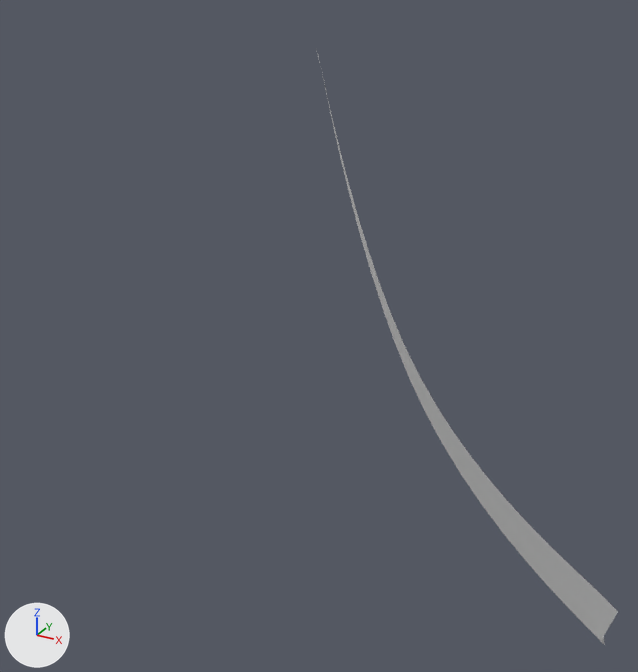
The Blender file Assets/FX/CoinSwoosh3.blend as it was, and as the next commit left it.
One viewpoint serves both versions: a 50 mm camera at (1.97, -8.99, 7.47) aimed at (-4.33, 2.47, 1.74). The axes (+X, +Y, +Z) are drawn at lower left. The lights are the same throughout.

Names of what the first picture shows: 'BezierCurve'.
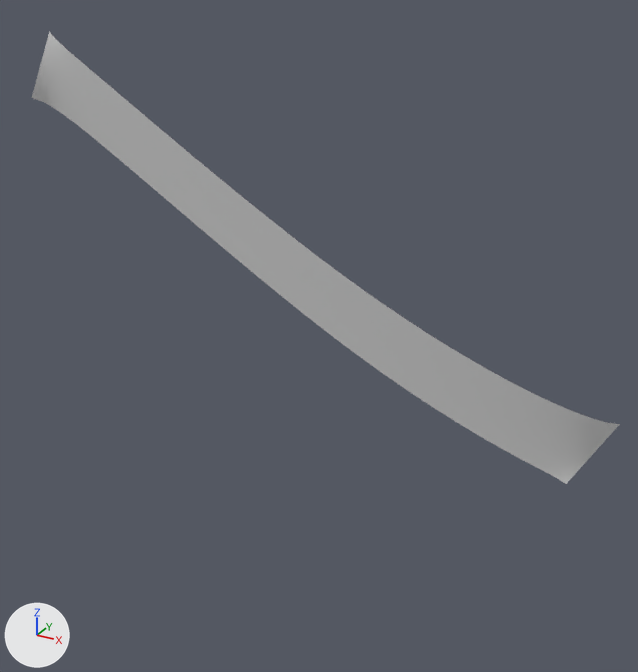
Pixel boxes (x1, y1, x2, y2) of what changed, in the pictures (638 x 672 px):
'BezierCurve', reshaped (95% wider, 23% shorter): before (317, 53, 618, 645); after (32, 31, 620, 484)

Edits to the bpy script that builds the scene:
```text
Change cu_beziercurve:
    where _sp = cu_beziercurve.splines.new('BEZIER'); _sp.bezier_points.add(2)
    remove _sp.bezier_points.foreach_set('co', [-7.186, 7.734, 5.197, -3.363, 3.865, 0.911, 1.0, 0.0, 0.0])
    remove _sp.bezier_points.foreach_set('handle_left', [-7.354, 7.922, 5.317, -5.328, 5.739, 2.164, 0.764, 0.133, 0.119])
    remove _sp.bezier_points.foreach_set('handle_right', [-7.095, 7.631, 5.132, -1.398, 1.99, -0.342, 1.163, -0.0922, -0.0827])
    add _sp.bezier_points.foreach_set('co', [-7.025, -0.201, 6.063, -2.712, -0.296, 3.637, 0.525, 0.0, 2.258])
    add _sp.bezier_points.foreach_set('handle_left', [-7.19, -0.275, 6.161, -4.473, -0.232, 4.527, 0.223, -0.259, 2.416])
    add _sp.bezier_points.foreach_set('handle_right', [-6.662, -0.0376, 5.847, -0.95, -0.361, 2.746, 0.67, 0.124, 2.182])
```
